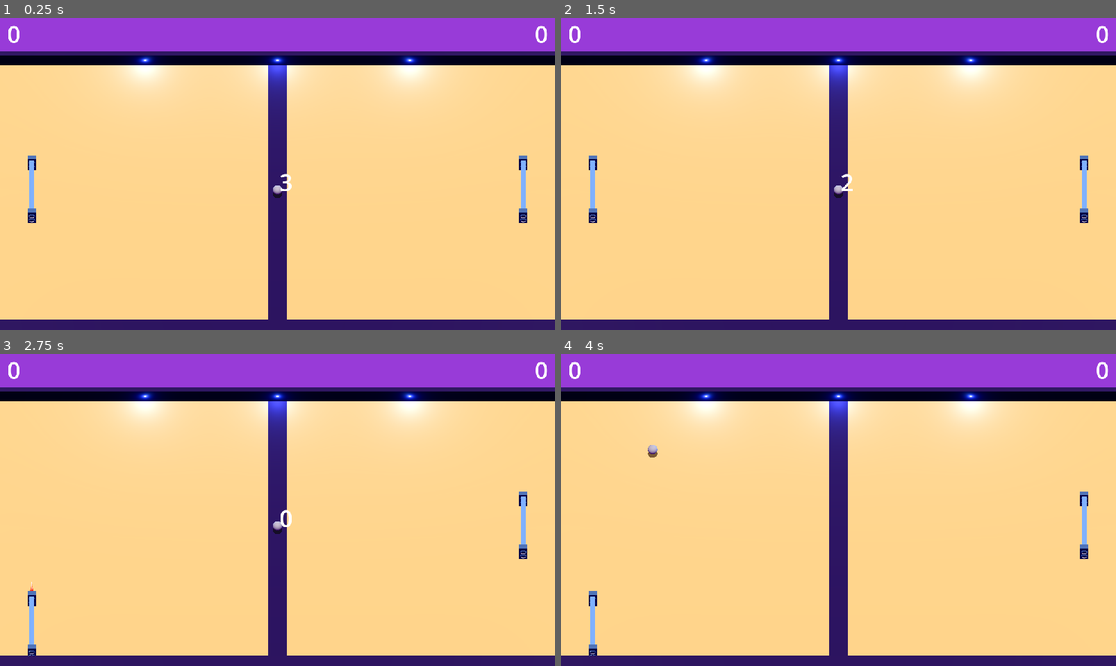
Above: before the commit, frames 1-4 (two rows, left to right).
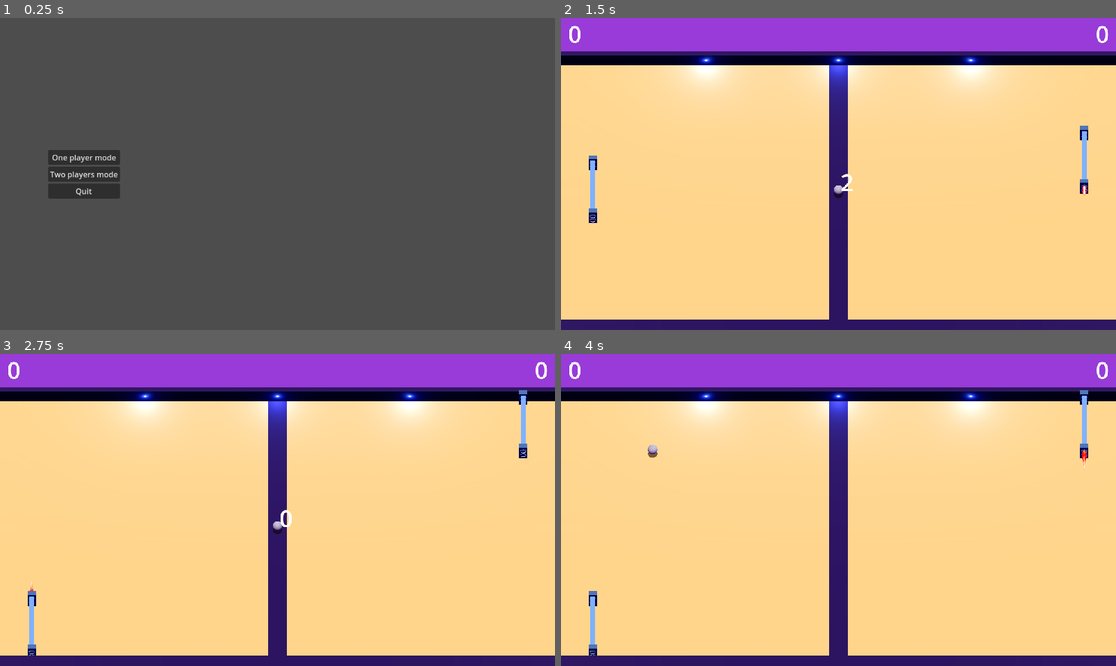
Above: after the commit, the same moments.

Repository: Eryans/godot_pong
Game: Godot game, scene res://scenes/menu.tscn
Two runs of this game, one before a commit and one after it. Both use one fixed random seed, a clock stepped at 60 frames per second and the inputs below. Before the commit the project starts from res://scenes/main.tscn.
Inputs (mouse positions are in pixels of both pictures, inside the frame that each line leads up to):
- Up to frame 1 (0.25 s): no input
- Up to frame 2 (1.5 s): click (644, 174) at 0.5 s, where only the run after the commit has a clickable "Two players mode"; tap Enter at 1.25 s; move the mouse to (960, 158) at 1.27 s; hold Up (ui_up) from 1.28 s (still down)
- Up to frame 3 (2.75 s): tap Space at 2 s; move the mouse to (166, 525) at 2.02 s; release Up (ui_up) at 2.03 s; hold S (down) from 2.03 s (still down)
- Up to frame 4 (4 s): move the mouse to (894, 441) at 2.77 s; release S (down) at 2.78 s; hold Up (ui_up) from 2.78 s (still down); move the mouse to (810, 572) at 3.52 s

The runs differ from the first frame. In frame 1, 100% of the frame differs, in the area x 0-100%, y 0-100%; in frame 2, 0.3%; in frame 3, 0.5%; in frame 4, 0.5%.

Commit message:
feat: ✨ added simple menu screen

Diff:
--- a/entities/SoundManager/sound_manager.gd
+++ b/entities/SoundManager/sound_manager.gd
@@ -3,23 +3,34 @@
 @onready var hit_bonus_sfx: AudioStreamPlayer = %HitBonus
 @onready var hit_wall_sfx: AudioStreamPlayer = %HitWall
 @onready var goal_sfx: AudioStreamPlayer = %Goal
+@onready var hover_sound: AudioStreamPlayer = %HoverSound;
+@onready var click_sound: AudioStreamPlayer = %ClickSound;
+
 @onready var rng: RandomNumberGenerator = RandomNumberGenerator.new()
 
 func _ready() -> void:
-    BonusManager.bonus_was_hit.connect(_on_bonus_hit)
-    EventManager.ball_hitted_wall.connect(_on_ball_hit_wall)
-    EventManager.goal.connect(_on_goal)
+	BonusManager.bonus_was_hit.connect(_on_bonus_hit)
+	EventManager.ball_hitted_wall.connect(_on_ball_hit_wall)
+	EventManager.goal.connect(_on_goal)
+	EventManager.button_click.connect(_on_button_click)
+	EventManager.button_hover.connect(_on_button_hover)
 
 func _on_bonus_hit(_b, _c) -> void:
-    hit_bonus_sfx.play();
-    hit_bonus_sfx.pitch_scale = _get_random_pitch()
+	hit_bonus_sfx.play();
+	hit_bonus_sfx.pitch_scale = _get_random_pitch()
 
 func _on_ball_hit_wall() -> void:
-    hit_wall_sfx.play();
-    hit_wall_sfx.pitch_scale = _get_random_pitch()
+	hit_wall_sfx.play();
+	hit_wall_sfx.pitch_scale = _get_random_pitch()
+
+func _on_button_hover() -> void:
+	hover_sound.play();
+
+func _on_button_click() -> void:
+	click_sound.play();
 
 func _on_goal(_arg) -> void:
-    goal_sfx.play();
+	goal_sfx.play();
 
 func _get_random_pitch() -> float:
-    return rng.randf_range(.8, 1.1)
+	return rng.randf_range(.8, 1.1)
--- a/entities/SoundManager/sound_manager.tscn
+++ b/entities/SoundManager/sound_manager.tscn
@@ -1,9 +1,11 @@
-[gd_scene load_steps=5 format=3 uid="uid://bhld8drrk4gmu"]
+[gd_scene load_steps=7 format=3 uid="uid://bhld8drrk4gmu"]
 
 [ext_resource type="Script" uid="uid://dp1lsdxf8efad" path="res://entities/SoundManager/sound_manager.gd" id="1_o8ttm"]
 [ext_resource type="AudioStream" uid="uid://gk1qm5ula1oe" path="res://assets/sounds/bonus .mp3" id="2_exq03"]
 [ext_resource type="AudioStream" uid="uid://doydppenh1ax" path="res://assets/sounds/hit.mp3" id="3_exq03"]
 [ext_resource type="AudioStream" uid="uid://ddrffsj85yfs7" path="res://assets/sounds/goal.mp3" id="4_o84ni"]
+[ext_resource type="AudioStream" uid="uid://eoat087ne8dp" path="res://assets/sounds/ui_hover.mp3" id="5_1qkqs"]
+[ext_resource type="AudioStream" uid="uid://m52mcyuisb3v" path="res://assets/sounds/click.mp3" id="6_kujgj"]
 
 [node name="SoundManager" type="Node"]
 script = ExtResource("1_o8ttm")
@@ -21,3 +23,11 @@
 unique_name_in_owner = true
 stream = ExtResource("4_o84ni")
 volume_db = -5.0
+
+[node name="HoverSound" type="AudioStreamPlayer" parent="."]
+unique_name_in_owner = true
+stream = ExtResource("5_1qkqs")
+
+[node name="ClickSound" type="AudioStreamPlayer" parent="."]
+unique_name_in_owner = true
+stream = ExtResource("6_kujgj")
--- a/entities/ball/ball.tscn
+++ b/entities/ball/ball.tscn
@@ -13,6 +13,7 @@
 
 [node name="Ball" type="Area3D"]
 script = ExtResource("1_x8fbi")
+bounce_speed_increase = 1.5
 
 [node name="MeshInstance3D" type="MeshInstance3D" parent="."]
 mesh = SubResource("SphereMesh_lquwl")
--- a/main_scripts/ai.gd
+++ b/main_scripts/ai.gd
@@ -5,7 +5,6 @@
 @export var ai_paddle: Paddle;
 @export var ball: Ball;
 @export var debug_mesh: MeshInstance3D
-@export var is_two_player_mode: bool = false
 @export var _ai_precision_margin: float = .1
 @export_range(.1, 1) var _ai_speed: float = .9;
 @export_range(.1, 4) var ai_max_think_time: float = .75;
@@ -28,7 +27,7 @@
 func _physics_process(_delta: float) -> void:
 	#TODO : Refactor this bit to have a better separation of responsability
 	player_paddle.direction = Input.get_axis("up", "down")
-	if (is_two_player_mode):
+	if (GameGlobal.is_two_player_mode):
 		ai_paddle.direction = Input.get_axis("ui_up", "ui_down")
 	else:
 		_ai_behavior()
--- a/main_scripts/event_manager.gd
+++ b/main_scripts/event_manager.gd
@@ -3,7 +3,8 @@
 signal goal(player_tag: Enums.PlayerTagEnum);
 signal ball_hitted_paddle(player_tag: Enums.PlayerTagEnum);
 signal ball_hitted_wall();
-
+signal button_hover();
+signal button_click();
 
 func goal_emit(player_tag: Enums.PlayerTagEnum) -> void:
     goal.emit(player_tag);
@@ -14,5 +15,11 @@
 func ball_hitted_wall_emit() -> void:
     ball_hitted_wall.emit();
 
+func button_hover_emit() -> void:
+    button_hover.emit();
+
+func button_click_emit() -> void:
+    button_click.emit();
+
 func _ready() -> void:
     goal.emit(Enums.PlayerTagEnum.NONE);
--- a/main_scripts/game_global.gd
+++ b/main_scripts/game_global.gd
@@ -1,4 +1,5 @@
 extends Node
 
-@onready var player_A_score: int = 0
-@onready var player_B_score: int = 0
+@onready var player_A_score: int = 0;
+@onready var player_B_score: int = 0;
+@onready var is_two_player_mode: bool = false;
--- /dev/null
+++ b/main_scripts/menu.gd
@@ -0,0 +1,39 @@
+extends Control
+
+@onready var one_player_mode_button: Button = %OnePlayerMode;
+@onready var two_players_mode_button: Button = %TwoPlayersMode;
+@onready var quit_button: Button = %Quit;
+
+@onready var main_scene: PackedScene = preload("uid://caaf5w2sa0uvv")
+
+func _ready() -> void:
+    one_player_mode_button.pressed.connect(_on_button_click);
+    two_players_mode_button.pressed.connect(_on_button_click);
+    quit_button.pressed.connect(_on_button_click);
+
+    one_player_mode_button.mouse_entered.connect(_on_button_hover);
+    two_players_mode_button.mouse_entered.connect(_on_button_hover);
+    quit_button.mouse_entered.connect(_on_button_hover);
+
+    one_player_mode_button.pressed.connect(_one_player_button_pressed);
+    two_players_mode_button.pressed.connect(_two_players_button_pressed);
+    quit_button.pressed.connect(_quit_button_pressed);
+
+func _one_player_button_pressed() -> void:
+    GameGlobal.is_two_player_mode = false;
+    get_tree().change_scene_to_packed(main_scene)
+
+func _two_players_button_pressed() -> void:
+    GameGlobal.is_two_player_mode = true;
+    get_tree().change_scene_to_packed(main_scene)
+
+func _quit_button_pressed() -> void:
+    pass
+
+func _on_button_hover() -> void:
+    EventManager.button_hover_emit()
+    pass
+
+func _on_button_click() -> void:
+    EventManager.button_click_emit()
+    pass
--- a/project.godot
+++ b/project.godot
@@ -10,8 +10,8 @@
 
 [application]
 
-config/name="proto"
-run/main_scene="res://scenes/main.tscn"
+config/name="Super Pong"
+run/main_scene="uid://d4jxy2evbl82u"
 config/features=PackedStringArray("4.5", "Forward Plus")
 config/icon="res://icon.svg"
 
@@ -22,6 +22,7 @@
 EventManager="*res://main_scripts/event_manager.gd"
 GameGlobal="*res://main_scripts/game_global.gd"
 BonusManager="*res://main_scripts/bonus_manager.gd"
+SoundManager="*res://entities/SoundManager/sound_manager.tscn"
 
 [input]
 
--- a/scenes/main.tscn
+++ b/scenes/main.tscn
@@ -7,7 +7,6 @@
 [ext_resource type="PackedScene" uid="uid://isg2si6p6ka1" path="res://entities/score_zone/score_zone.tscn" id="4_tipki"]
 [ext_resource type="PackedScene" uid="uid://cxnqnwddgcwbs" path="res://ui/ui.tscn" id="5_85g3d"]
 [ext_resource type="PackedScene" uid="uid://b2676uqhqtvay" path="res://entities/bonus/shield/shields_manager.tscn" id="7_o6xl0"]
-[ext_resource type="PackedScene" uid="uid://bhld8drrk4gmu" path="res://entities/SoundManager/sound_manager.tscn" id="7_tipki"]
 
 [sub_resource type="Environment" id="Environment_o6xl0"]
 background_mode = 1
@@ -73,7 +72,7 @@
 ai_paddle = NodePath("../Paddle2")
 ball = NodePath("../Ball")
 debug_mesh = NodePath("../DebugPoint")
-_ai_speed = 0.8
+_ai_speed = 0.7
 ai_max_think_time = 1.25
 
 [node name="Ball" parent="." instance=ExtResource("3_o6xl0")]
@@ -155,6 +154,4 @@
 [node name="UI" parent="." instance=ExtResource("5_85g3d")]
 process_mode = 3
 
-[node name="SoundManager" parent="." instance=ExtResource("7_tipki")]
-
 [node name="ShieldsManager" parent="." instance=ExtResource("7_o6xl0")]
--- /dev/null
+++ b/scenes/menu.tscn
@@ -0,0 +1,38 @@
+[gd_scene load_steps=2 format=3 uid="uid://d4jxy2evbl82u"]
+
+[ext_resource type="Script" uid="uid://b3n7d4hk3jm67" path="res://main_scripts/menu.gd" id="1_yqeox"]
+
+[node name="Menu" type="Control"]
+layout_mode = 3
+anchors_preset = 15
+anchor_right = 1.0
+anchor_bottom = 1.0
+grow_horizontal = 2
+grow_vertical = 2
+script = ExtResource("1_yqeox")
+
+[node name="MarginContainer" type="MarginContainer" parent="."]
+layout_mode = 0
+offset_top = 273.5
+offset_right = 149.0
+offset_bottom = 374.5
+size_flags_vertical = 3
+theme_override_constants/margin_left = 100
+
+[node name="VBoxContainer" type="VBoxContainer" parent="MarginContainer"]
+layout_mode = 2
+
+[node name="OnePlayerMode" type="Button" parent="MarginContainer/VBoxContainer"]
+unique_name_in_owner = true
+layout_mode = 2
+text = "One player mode"
+
+[node name="TwoPlayersMode" type="Button" parent="MarginContainer/VBoxContainer"]
+unique_name_in_owner = true
+layout_mode = 2
+text = "Two players mode"
+
+[node name="Quit" type="Button" parent="MarginContainer/VBoxContainer"]
+unique_name_in_owner = true
+layout_mode = 2
+text = "Quit"
Not shown, added: assets/sounds/click.mp3.import
Not shown, added: assets/sounds/ui_hover.mp3.import
Not shown, added: main_scripts/menu.gd.uid
Not shown: 1 places in scenes/main.tscn that only renumber resources
Not shown, added: assets/sounds/click.mp3
Not shown, added: assets/sounds/ui_hover.mp3
